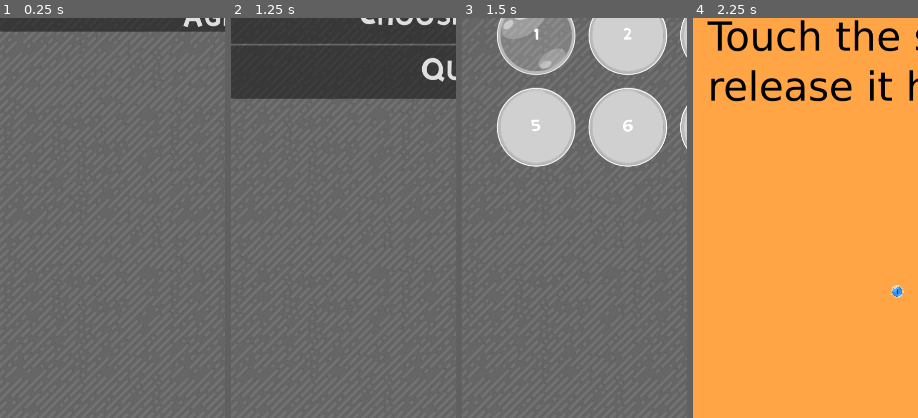
Above: before the commit, frames 1-4 (left to right).
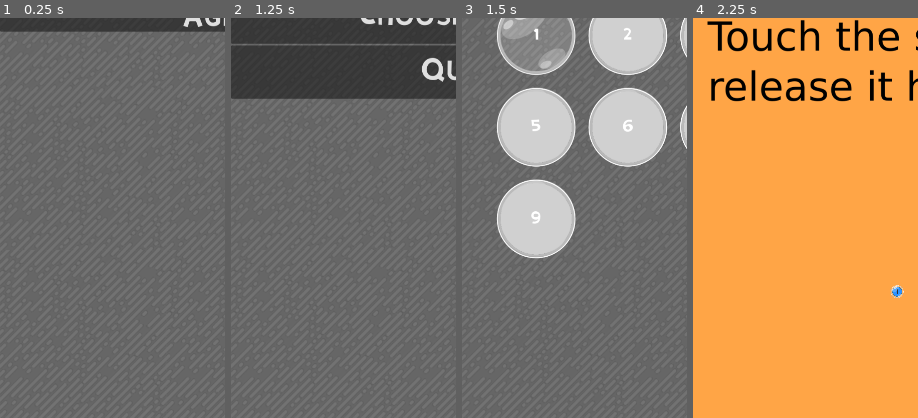
Above: after the commit, the same moments.

Repository: beothorn/tingting
Game: Godot game, scene res://levels/PrivacyPolicyAgreement.tscn
The game is run twice, just before and just after one commit, with the same random seed, the same clock (stepped at 60 frames per second) and the same inputs.
Inputs:
- Up to frame 1 (0.25 s): no input
- Up to frame 2 (1.25 s): click "Agree" at 0.5 s
- Up to frame 3 (1.5 s): click "Choose Level" at 1.25 s
- Up to frame 4 (2.25 s): click "1" at 2 s
The pictures show only the part of the screen within x 0-50%, y 12-62%; the shares and areas given below are measured in that part.

Frames 1-2 are identical in both runs. In frame 3, 5.5% of the frame differs, in the area x 15-51%, y 40-60%; in frame 4, nothing differs.

Commit message:
Third level

Diff:
--- /dev/null
+++ b/src/levels/GameLevels/ThirdLevel.tscn
@@ -0,0 +1,330 @@
+[gd_scene load_steps=6 format=3 uid="uid://k5m2k7el7dbr"]
+
+[ext_resource type="Script" path="res://levels/Level.gd" id="1_h4u56"]
+[ext_resource type="PackedScene" uid="uid://dyk36846dkjdd" path="res://BallGenerator.tscn" id="2_vsvdf"]
+[ext_resource type="PackedScene" uid="uid://tyw88vtsnixb" path="res://Bubble/Bubble.tscn" id="3_nc023"]
+
+[sub_resource type="RectangleShape2D" id="RectangleShape2D_4lis8"]
+size = Vector2(166.313, 4391.83)
+
+[sub_resource type="RectangleShape2D" id="RectangleShape2D_jb0l6"]
+size = Vector2(162.249, 4446.07)
+
+[node name="current_level" type="Node"]
+script = ExtResource("1_h4u56")
+
+[node name="Background" type="Node2D" parent="."]
+z_index = -1
+
+[node name="ColorRect" type="ColorRect" parent="Background"]
+offset_right = 1080.0
+offset_bottom = 4000.0
+color = Color(0, 0.235294, 0.47451, 1)
+
+[node name="StaticBody2D3" type="StaticBody2D" parent="Background"]
+position = Vector2(-348, 336)
+rotation = -0.932006
+scale = Vector2(0.2, 0.2)
+collision_layer = 2
+
+[node name="ColorRect" type="ColorRect" parent="Background/StaticBody2D3"]
+offset_left = -0.843628
+offset_top = 2.91602
+offset_right = 167.156
+offset_bottom = 4392.92
+color = Color(0.647059, 0.894118, 0, 1)
+
+[node name="CollisionShape2D" type="CollisionShape2D" parent="Background/StaticBody2D3"]
+position = Vector2(83.1565, 2195.92)
+shape = SubResource("RectangleShape2D_4lis8")
+
+[node name="StaticBody2D4" type="StaticBody2D" parent="Background"]
+position = Vector2(1392, 349)
+rotation = -0.932006
+scale = Vector2(0.2, 0.2)
+collision_layer = 2
+
+[node name="ColorRect" type="ColorRect" parent="Background/StaticBody2D4"]
+offset_left = 80.75
+offset_top = 92.576
+offset_right = 248.75
+offset_bottom = 4482.58
+rotation = -4.3703
+color = Color(0.647059, 0.894118, 0, 1)
+
+[node name="CollisionShape2D" type="CollisionShape2D" parent="Background/StaticBody2D4"]
+position = Vector2(-1989.83, -556.084)
+rotation = 1.91288
+shape = SubResource("RectangleShape2D_jb0l6")
+
+[node name="BallGenerator" parent="." instance=ExtResource("2_vsvdf")]
+position = Vector2(50, 62)
+ball_index = 0
+
+[node name="Bubble25" parent="." instance=ExtResource("3_nc023")]
+position = Vector2(503, 730)
+size = 0
+content_type = 0
+hit_count = 1
+retrieve_content = true
+show_counter = false
+
+[node name="Bubble26" parent="." instance=ExtResource("3_nc023")]
+position = Vector2(559, 730)
+size = 0
+content_type = 0
+hit_count = 1
+retrieve_content = true
+show_counter = false
+
+[node name="Bubble27" parent="." instance=ExtResource("3_nc023")]
+position = Vector2(503, 788)
+size = 0
+content_type = 0
+hit_count = 1
+retrieve_content = true
+show_counter = false
+
+[node name="Bubble28" parent="." instance=ExtResource("3_nc023")]
+position = Vector2(559, 788)
+size = 0
+content_type = 0
+hit_count = 1
+retrieve_content = true
+show_counter = false
+
+[node name="Bubble29" parent="." instance=ExtResource("3_nc023")]
+position = Vector2(605, 636)
+size = 0
+content_type = 0
+hit_count = 1
+retrieve_content = true
+show_counter = false
+
+[node name="Bubble30" parent="." instance=ExtResource("3_nc023")]
+position = Vector2(661, 636)
+size = 0
+content_type = 0
+hit_count = 1
+retrieve_content = true
+show_counter = false
+
+[node name="Bubble31" parent="." instance=ExtResource("3_nc023")]
+position = Vector2(605, 694)
+size = 0
+content_type = 0
+hit_count = 1
+retrieve_content = true
+show_counter = false
+
+[node name="Bubble32" parent="." instance=ExtResource("3_nc023")]
+position = Vector2(661, 694)
+size = 0
+content_type = 0
+hit_count = 1
+retrieve_content = true
+show_counter = false
+
+[node name="Bubble33" parent="." instance=ExtResource("3_nc023")]
+position = Vector2(402, 636)
+size = 0
+content_type = 0
+hit_count = 1
+retrieve_content = true
+show_counter = false
+
+[node name="Bubble34" parent="." instance=ExtResource("3_nc023")]
+position = Vector2(458, 636)
+size = 0
+content_type = 0
+hit_count = 1
+retrieve_content = true
+show_counter = false
+
+[node name="Bubble35" parent="." instance=ExtResource("3_nc023")]
+position = Vector2(402, 694)
+size = 0
+content_type = 0
+hit_count = 1
+retrieve_content = true
+show_counter = false
+
+[node name="Bubble36" parent="." instance=ExtResource("3_nc023")]
+position = Vector2(458, 694)
+size = 0
+content_type = 0
+hit_count = 1
+retrieve_content = true
+show_counter = false
+
+[node name="Bubble37" parent="." instance=ExtResource("3_nc023")]
+position = Vector2(504, 537)
+size = 0
+content_type = 0
+hit_count = 1
+retrieve_content = true
+show_counter = false
+
+[node name="Bubble38" parent="." instance=ExtResource("3_nc023")]
+position = Vector2(560, 537)
+size = 0
+content_type = 0
+hit_count = 1
+retrieve_content = true
+show_counter = false
+
+[node name="Bubble39" parent="." instance=ExtResource("3_nc023")]
+position = Vector2(504, 595)
+size = 0
+content_type = 0
+hit_count = 1
+retrieve_content = true
+show_counter = false
+
+[node name="Bubble40" parent="." instance=ExtResource("3_nc023")]
+position = Vector2(560, 595)
+size = 0
+content_type = 0
+hit_count = 1
+retrieve_content = true
+show_counter = false
+
+[node name="Bubble41" parent="." instance=ExtResource("3_nc023")]
+position = Vector2(640, 505)
+size = 0
+content_type = 0
+hit_count = 1
+retrieve_content = true
+show_counter = false
+
+[node name="Bubble42" parent="." instance=ExtResource("3_nc023")]
+position = Vector2(696, 505)
+size = 0
+content_type = 0
+hit_count = 1
+retrieve_content = true
+show_counter = false
+
+[node name="Bubble43" parent="." instance=ExtResource("3_nc023")]
+position = Vector2(640, 563)
+size = 0
+content_type = 0
+hit_count = 1
+retrieve_content = true
+show_counter = false
+
+[node name="Bubble44" parent="." instance=ExtResource("3_nc023")]
+position = Vector2(696, 563)
+size = 0
+content_type = 0
+hit_count = 1
+retrieve_content = true
+show_counter = false
+
+[node name="Bubble45" parent="." instance=ExtResource("3_nc023")]
+position = Vector2(376, 505)
+size = 0
+content_type = 0
+hit_count = 1
+retrieve_content = true
+show_counter = false
+
+[node name="Bubble57" parent="." instance=ExtResource("3_nc023")]
+position = Vector2(160, 1041)
+size = 3
+content_type = 2
+hit_count = 10
+
+[node name="Bubble58" parent="." instance=ExtResource("3_nc023")]
+position = Vector2(928, 1041)
+size = 3
+content_type = 2
+hit_count = 10
+
+[node name="Bubble46" parent="." instance=ExtResource("3_nc023")]
+position = Vector2(432, 505)
+size = 0
+content_type = 0
+hit_count = 1
+retrieve_content = true
+show_counter = false
+
+[node name="Bubble47" parent="." instance=ExtResource("3_nc023")]
+position = Vector2(376, 563)
+size = 0
+content_type = 0
+hit_count = 1
+retrieve_content = true
+show_counter = false
+
+[node name="Bubble48" parent="." instance=ExtResource("3_nc023")]
+position = Vector2(432, 563)
+size = 0
+content_type = 0
+hit_count = 1
+retrieve_content = true
+show_counter = false
+
+[node name="Bubble49" parent="." instance=ExtResource("3_nc023")]
+position = Vector2(408, 841)
+size = 0
+content_type = 0
+hit_count = 1
+retrieve_content = true
+show_counter = false
+
+[node name="Bubble50" parent="." instance=ExtResource("3_nc023")]
+position = Vector2(464, 841)
+size = 0
+content_type = 0
+hit_count = 1
+retrieve_content = true
+show_counter = false
+
+[node name="Bubble51" parent="." instance=ExtResource("3_nc023")]
+position = Vector2(408, 899)
+size = 0
+content_type = 0
+hit_count = 1
+retrieve_content = true
+show_counter = false
+
+[node name="Bubble52" parent="." instance=ExtResource("3_nc023")]
+position = Vector2(464, 899)
+size = 0
+content_type = 0
+hit_count = 1
+retrieve_content = true
+show_counter = false
+
+[node name="Bubble53" parent="." instance=ExtResource("3_nc023")]
+position = Vector2(600, 841)
+size = 0
+content_type = 0
+hit_count = 1
+retrieve_content = true
+show_counter = false
+
+[node name="Bubble54" parent="." instance=ExtResource("3_nc023")]
+position = Vector2(656, 841)
+size = 0
+content_type = 0
+hit_count = 1
+retrieve_content = true
+show_counter = false
+
+[node name="Bubble55" parent="." instance=ExtResource("3_nc023")]
+position = Vector2(600, 899)
+size = 0
+content_type = 0
+hit_count = 1
+retrieve_content = true
+show_counter = false
+
+[node name="Bubble56" parent="." instance=ExtResource("3_nc023")]
+position = Vector2(656, 899)
+size = 0
+content_type = 0
+hit_count = 1
+retrieve_content = true
+show_counter = false
--- a/src/world.gd
+++ b/src/world.gd
@@ -22,6 +22,7 @@
 	preload("res://levels/GameLevels/HelloWorld4.tscn"),
 	preload("res://levels/GameLevels/FirstLevel.tscn"),
 	preload("res://levels/GameLevels/SecondLevel.tscn"),
+	preload("res://levels/GameLevels/ThirdLevel.tscn"),
 	preload("res://levels/GameLevels/LevelWalls.tscn"),
 	preload("res://levels/GameLevels/DebugLevel.tscn")
 ]
